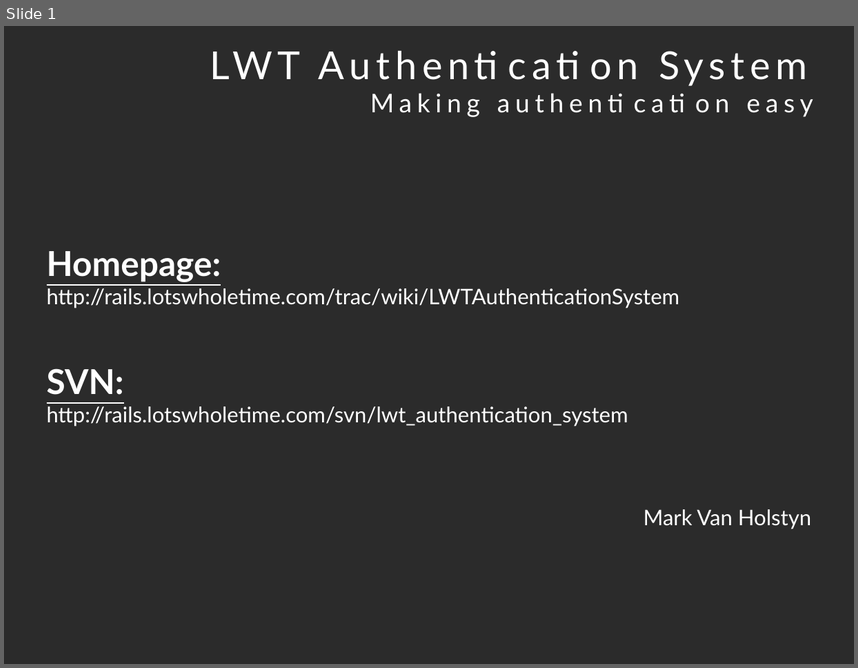
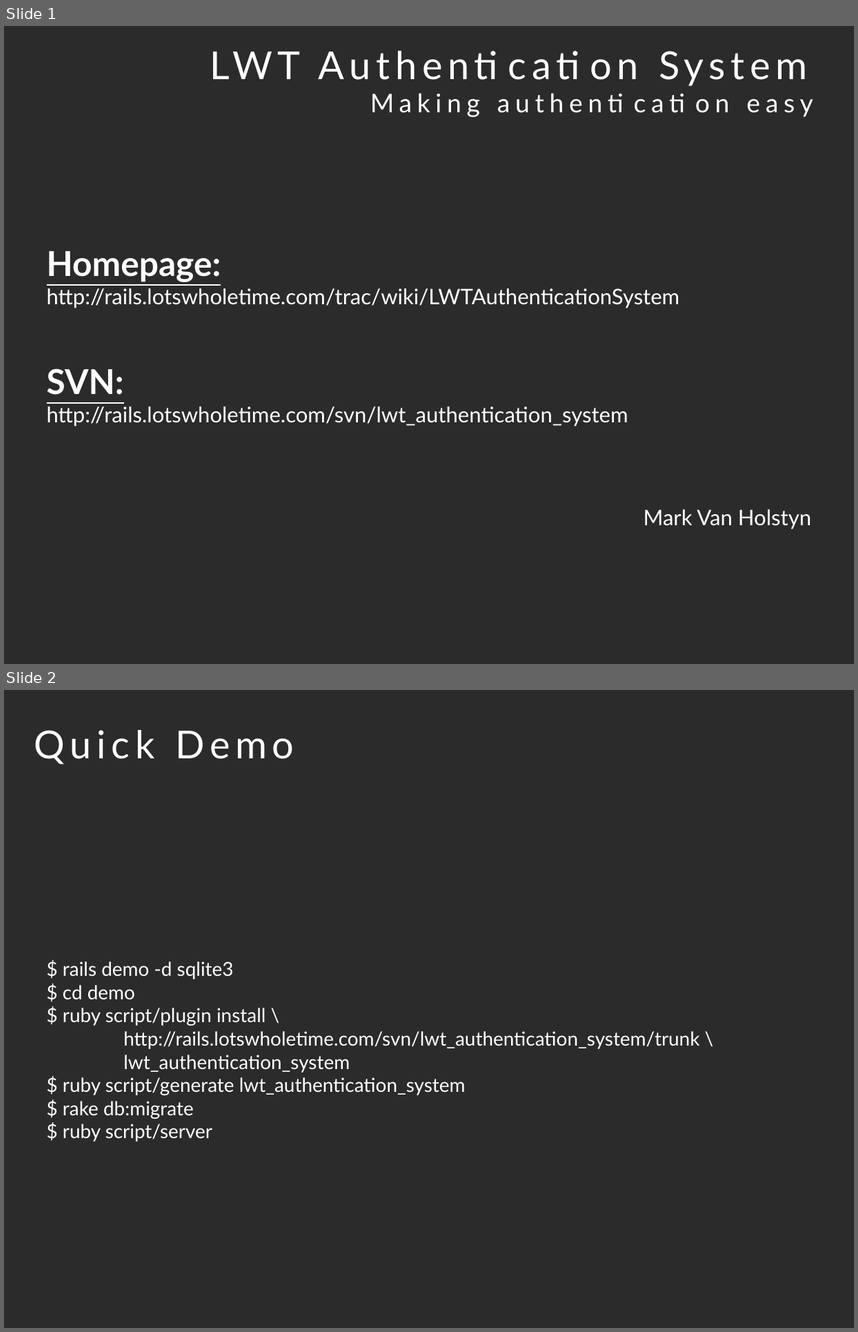
Before and after one commit to mvanholstyn/mhs_authentication_system, a slide deck: lwt_authentication_system.odp. Shown one above the other, each under a label of ours: slide 1 before the commit, slides 1 and 2 after it. The pictures are 858x668 and 858x1332 pixels, drawn with LibreOffice and Linux fonts; fonts in the diff are those of the drawing; background and template pictures are left out; a plain dark background stands for a picture behind light text. Boxes give left, top, right and bottom in pixels: in the first picture for what was removed or moved away, otherwise in the second. Text is boxed around its words. In the diff, an @@ line names an element or a change of style, - is before the commit and + after.

```diff
--- a/lwt_authentication_system.odp
+++ b/lwt_authentication_system.odp
@@ slide 2 added at box(4, 690, 854, 1328), background picture (left out) @@
@@ title added at box(34, 730, 294, 765), 36 pt, text #FFFFFF @@
+Quick Demo
@@ subtitle added at box(63, 961, 700, 1141), 18 pt, text #FFFFFF @@
+$ rails demo -d sqlite3
+$ cd demo
+$ ruby script/plugin install \
+http://rails.lotswholetime.com/svn/lwt_authentication_system/trunk \
+lwt_authentication_system
+$ ruby script/generate lwt_authentication_system
+$ rake db:migrate
+$ ruby script/server
```
Also in this commit, not shown: 2 slides changed, 1 other slide added, 6 other files.
